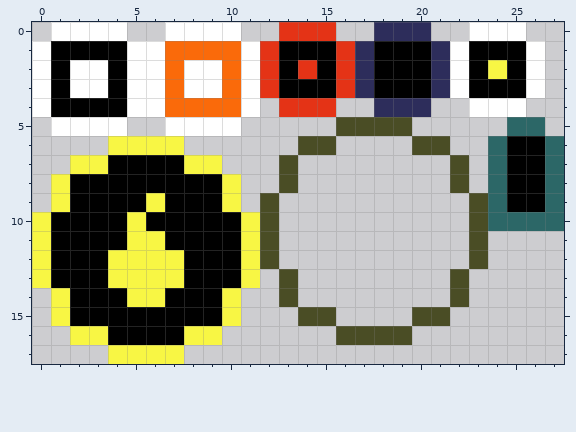
Pixel-art sprite: assets/sprites/spritesheet_1.png. Above, as it was before the edit.
The file is 56x36 pixels, drawn in blocks of 2x2; one block is one cell here.
Now the later version:
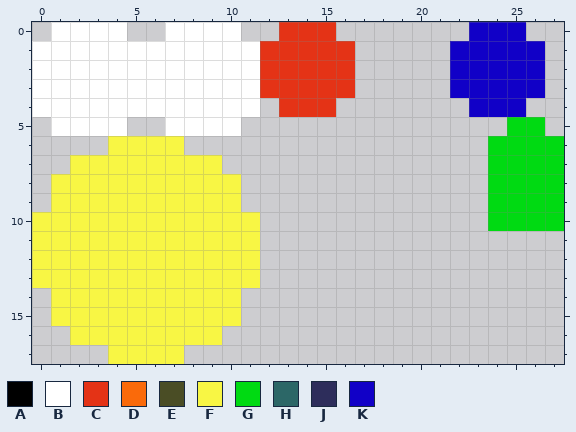
Palette (. is transparent): A #000000  B #ffffff  C #e43316  D #fa6a0a  E #4a4d25  F #f8f644  G #00da12  H #2c6767  J #2d2d5b  K #1100c7
Change:
Changed rows in their new state; - is an unchanged pixel.
first column x 1:
 0 -----------------...--KKK--
 1 BBBB--BBBB--CCC-.....KKKKK-
 2 B--B--B--B--C-C-.....KKKKK-
 3 B--B--B--B--CCC-.....KKKKK-
 4 BBBB--BBBB-------...--KKK--
 5 ---------------....-----GG-
 6 -------------..----..--GGGG
 7 ---FFFF-----.--------.-GGGG
 8 -FFFFFFFF---.--------.-GGGG
 9 -FFFF-FFF--.----------.GGGG
10 FFFF-FFFFF-.----------.GGGG
11 FFFF--FFFF-.----------.----
12 FFF----FFF-.----------.----
13 FFF----FFF--.--------.-----
14 -FFF--FFF---.--------.-----
15 -FFFFFFFF----..----..------
16 ---FFFF--------....--------
Pixel boxes of the changes (left, top, right, bottom) in both pictures:
changed: (51, 22, 564, 345)
